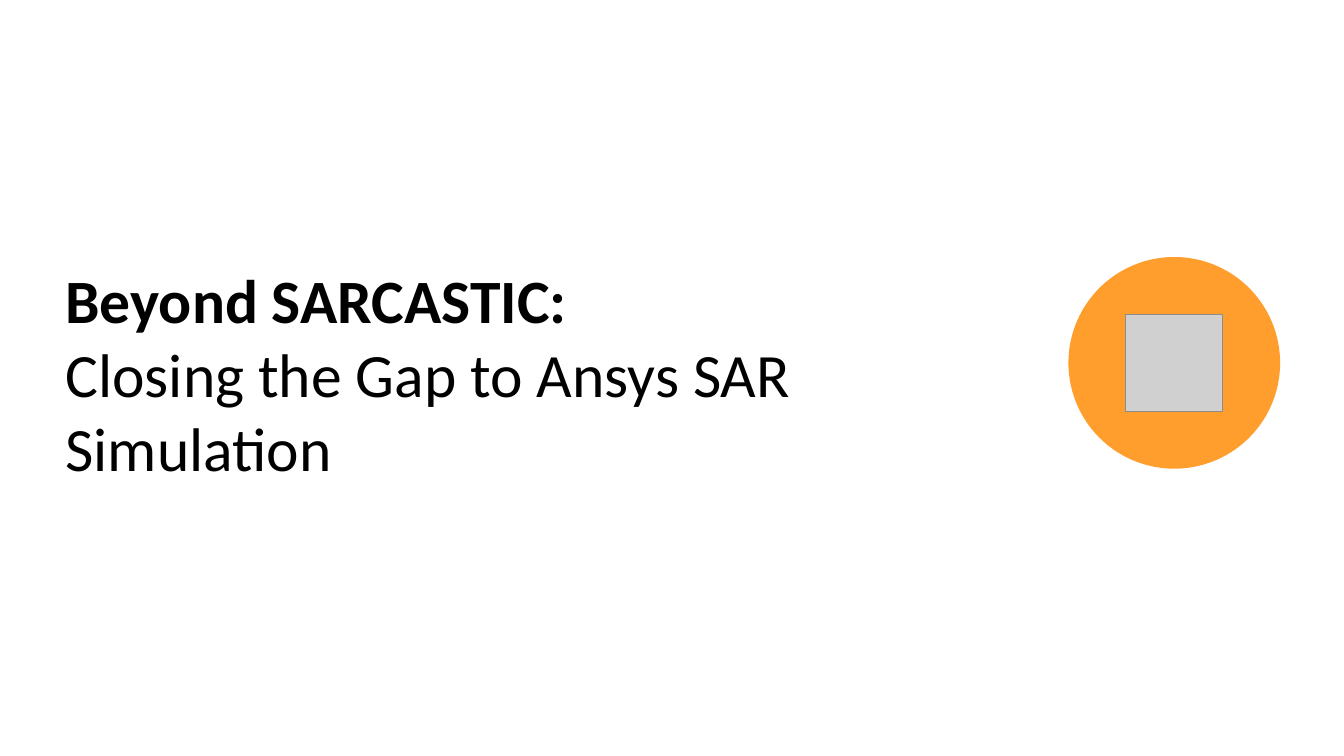
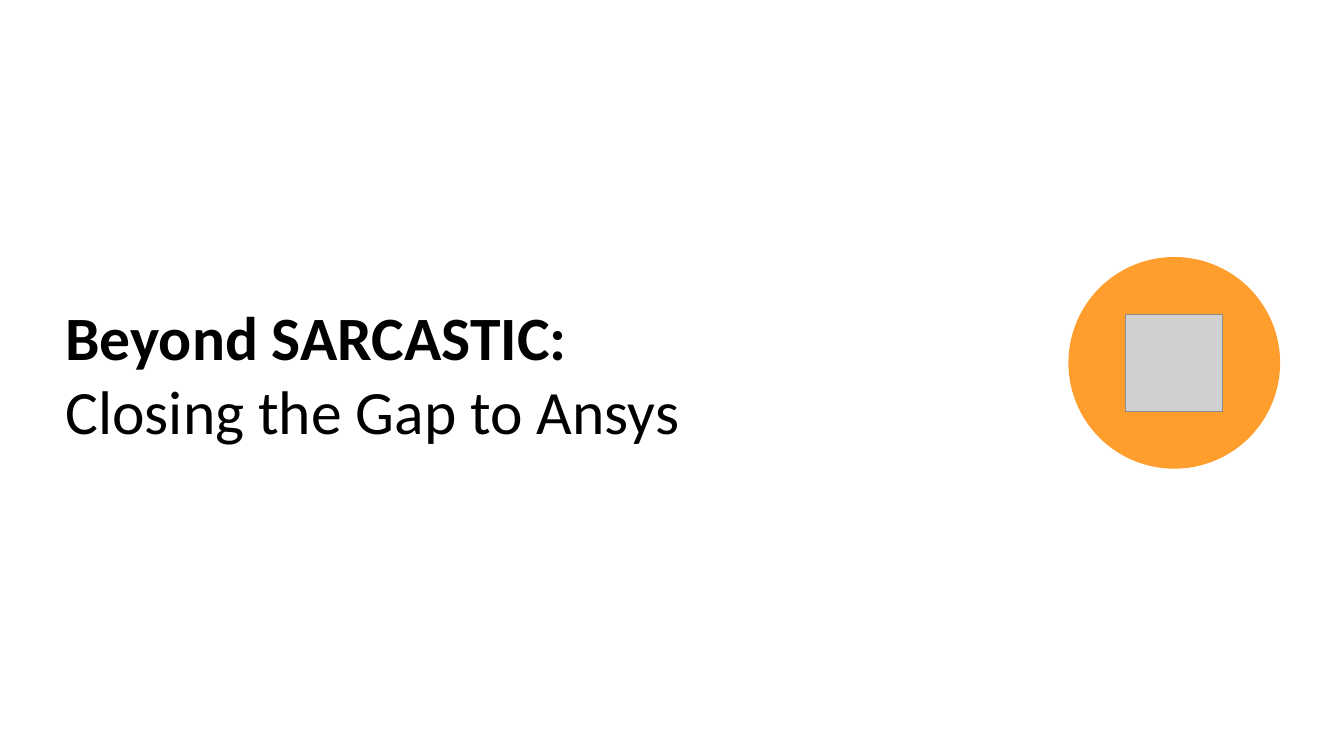
Before and after one commit to dphilli1-00/portfolio, a slide deck: slide 1 of beyond SARCASTIC.pptx. Drawn at 1344x756 pixels with LibreOffice and Linux fonts; fonts in the diff are those of the drawing; grey boxes stand for pictures. Boxes give left, top, right and bottom in pixels: in the first picture for what was removed or moved away, otherwise in the second. Text is boxed around its words. In the diff, an @@ line names an element or a change of style, - is before the commit and + after.

```diff
--- a/beyond SARCASTIC.pptx
+++ b/beyond SARCASTIC.pptx
@@ text at [65, 391, 679, 445]: text changed @@
-Closing the Gap to Ansys SAR Simulation
+Closing the Gap to Ansys
```
Also in this commit, not shown: 2 other slides changed, 3 slides added, 1 slide removed.
